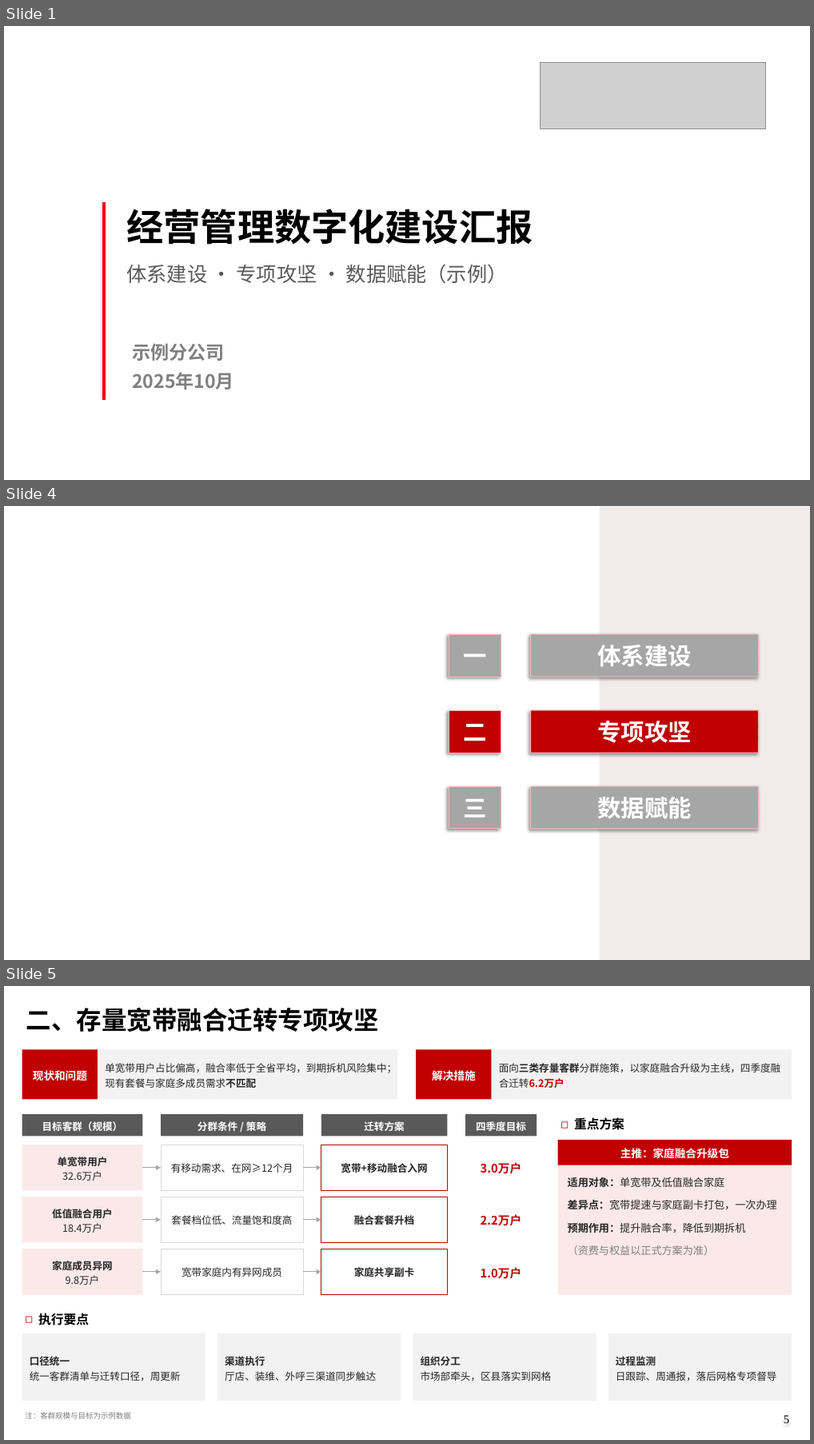
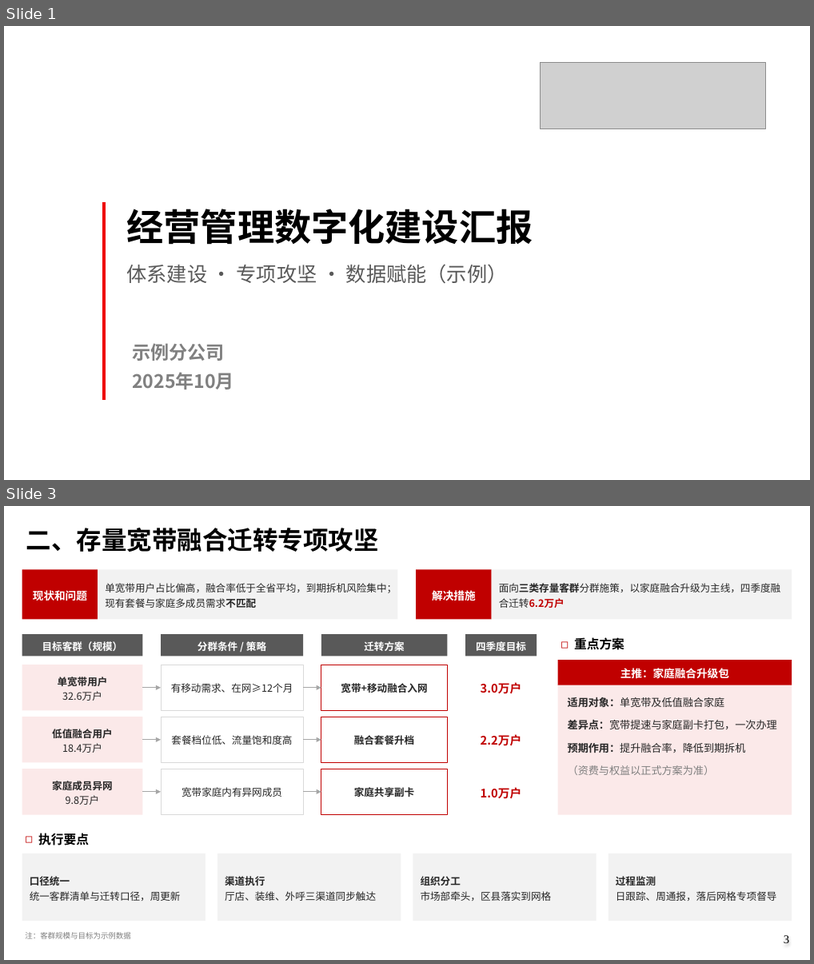
Before and after one commit to shenxiaofeng-pro/unicom-ppt, a slide deck: examples/demo_business_report.pptx. Shown one above the other, each under a label of ours: slides 1, 4 and 5 before the commit, slides 1 and 3 after it; the slides between them are not shown. The pictures are 814x1444 and 814x964 pixels, drawn with LibreOffice and Linux fonts; fonts in the diff are those of the drawing; grey boxes stand for pictures; background and template pictures are left out. Boxes give left, top, right and bottom in pixels: in the first picture for what was removed or moved away, otherwise in the second. Text is boxed around its words. In the diff, an @@ line names an element or a change of style, - is before the commit and + after.

```diff
--- a/examples/demo_business_report.pptx
+++ b/examples/demo_business_report.pptx
@@ slide 4 removed at [4,506,810,960], background #FFFFFF @@
@@ rectangle removed at [600,506,810,960] @@
@@ rectangle removed at [450,634,502,676] @@
-一
@@ pentagon arrow removed at [531,634,759,676] @@
-体系建设
@@ rectangle removed at [450,711,502,753] @@
-二
@@ pentagon arrow removed at [531,711,759,753] @@
-专项攻坚
@@ rectangle removed at [450,786,502,828] @@
-三
@@ pentagon arrow removed at [531,786,759,828] @@
-数据赋能
@@ what was slide 5 is now slide 3 @@
@@ page number at [784,935,790,943]: text changed @@
-5
+3
```
Also in this commit, not shown: 2 slides changed, 2 other slides removed, 38 other files.
